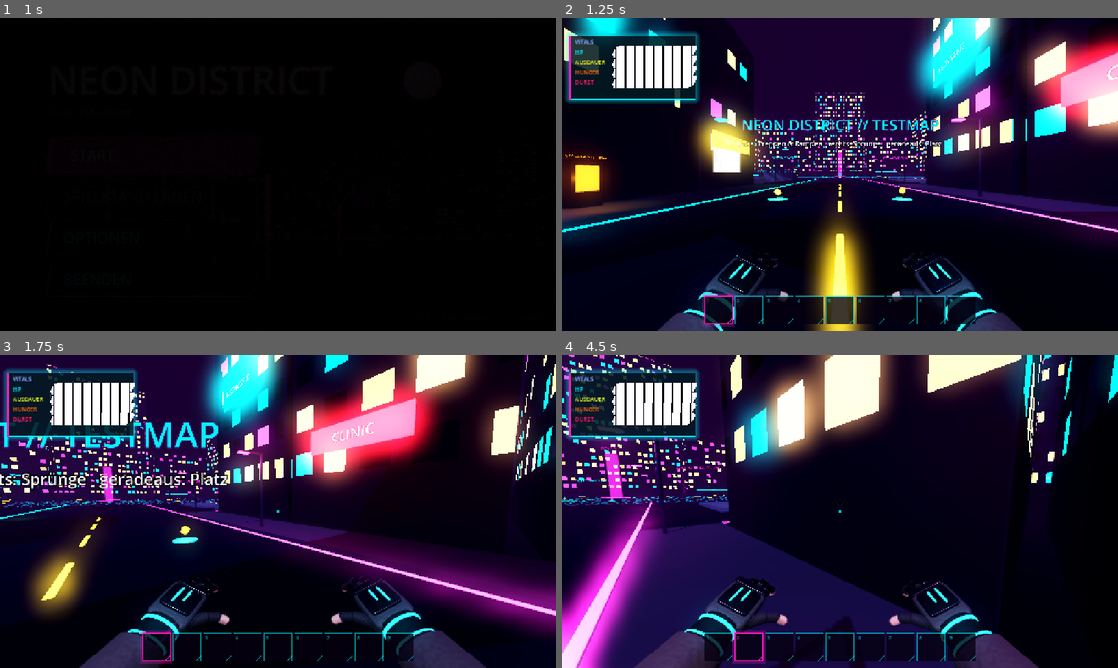
Above: before the commit, frames 1-4 (two rows, left to right).
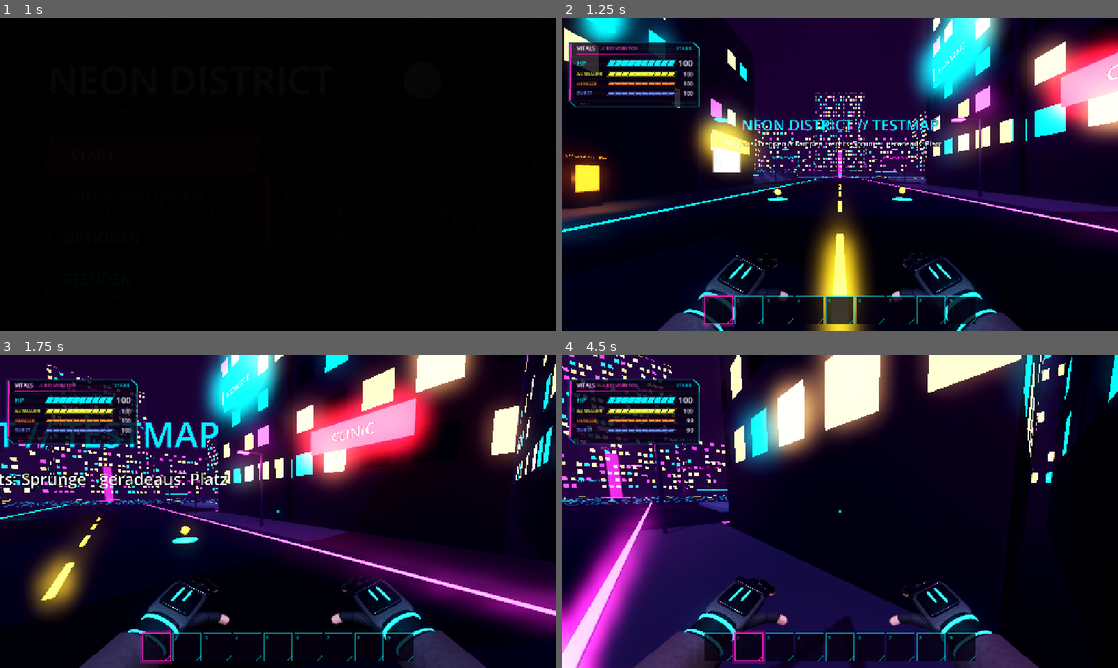
Above: after the commit, the same moments.

Repository: CaptainArschbart/Test
Game: Godot game, scene res://scenes/menu/main_menu.tscn
The game is run twice, just before and just after one commit, with the same random seed, the same clock (stepped at 60 frames per second) and the same inputs.
Inputs (mouse positions are in pixels of both pictures, inside the frame that each line leads up to):
- Up to frame 1 (1 s): click "START" at 0.5 s
- Up to frame 2 (1.25 s): no input
- Up to frame 3 (1.75 s): tap Enter at 1.25 s; move the mouse to (305, 511) at 1.27 s; hold W (move_forward) from 1.28 s (still down); hold Right mouse button (aim) from 1.28 s (still down); tap Space (jump) at 1.52 s
- Up to frame 4 (4.5 s): keep holding W (move_forward); move the mouse to (812, 511) at 2.02 s; release Right mouse button (aim) at 2.03 s; tap Q (drop_item) at 2.1 s; tap Space (jump) at 2.27, 3.77 s; move the mouse to (851, 505) at 2.77 s; press the mouse at (851, 505) at 2.78 s; move the mouse to (834, 517) at 3.52 s; release the mouse at (834, 517) at 3.53 s; tap 1 (hotbar_1) at 3.6 s; move the mouse to (878, 514) at 4.27 s; tap 2 (hotbar_2) at 4.35 s

Frame 1 is identical in both runs. In frame 2, 3.9% of the frame differs, in the area x 0-25%, y 4-29%; in frame 3, 3.9%; in frame 4, 4.1%.

Commit message:
Vitals-HUD im Stil des Hauptmenüs neu gezeichnet; Updatenotice
Co-Authored-By: Claude Opus 5.5 (1M context) <noreply@anthropic.com>
Claude-Session: https://claude.ai/code/session_01Jk9NPujEhgNapxwRHkne5a

Diff:
--- a/scenes/survival/hud_bar.gdshader
+++ /dev/null
@@ -1,13 +0,0 @@
-shader_type canvas_item;
-
-uniform float segments = 8.0;
-
-void fragment() {
-	vec4 base = texture(TEXTURE, UV);
-	float count = max(segments, 1.0);
-	float gap = step(0.84, fract(UV.x * count));
-	float sheen = 1.0 - smoothstep(0.0, 0.28, UV.y);
-	base.rgb += base.rgb * sheen * 0.55;
-	base.rgb = mix(base.rgb, vec3(0.02, 0.0, 0.05), gap * base.a);
-	COLOR = base;
-}
--- a/scenes/survival/survival_hud.gd
+++ b/scenes/survival/survival_hud.gd
@@ -1,21 +1,33 @@
 extends CanvasLayer
 ## Vier Leisten oben links. Liegt auf Layer 2, das Pausemenü auf Layer 10 darüber.
-## Die NOCLIP-Zeile bleibt darüber frei (sie steht bei y = 20).
+## Die NOCLIP-Zeile bleibt darüber frei (sie steht bei y = 20, der Rahmen beginnt bei y = 56).
 ## Feste Größe in der 1280×720-Basis. Der Projekt-Stretch skaliert sie mit.
+## Optik wie das Hauptmenü: dunkles Violett, Cyan-Rand, Magenta-Streifen, schräge Kanten.
+## Den Rahmen zeichnet _draw_frame, die Leisten zeichnen sich selbst (VitalBar).
 
 ## Unter 20 % wird die Leiste entsättigt und durchsichtiger. Größe und Position bleiben.
 const FADE_RATIO := 0.2
 const FADE_ALPHA := 0.42
 
+const PANEL_COLOR := Color(0.03, 0.0, 0.08, 0.84)
+const CYAN := Color(0.0, 0.95, 1.0, 1.0)
+const MAGENTA := Color(1.0, 0.1, 0.75, 1.0)
+const WARN_COLOR := Color(1.0, 0.16, 0.36, 1.0)
+## Abgeschrägte Ecken oben rechts und unten links, in Pixeln.
+const CHAMFER := 14.0
+
 @onready var hp_bar: ProgressBar = %HPBar
 @onready var stamina_bar: ProgressBar = %StaminaBar
 @onready var hunger_bar: ProgressBar = %HungerBar
 @onready var durst_bar: ProgressBar = %DurstBar
+@onready var frame: Control = $Frame
+@onready var status_label: Label = %Status
 
 var stats: PlayerStats
 
 
 func _ready() -> void:
+	frame.draw.connect(_draw_frame)
 	var player := get_parent() as Player
 	if player == null:
 		push_error("SurvivalHud braucht den Player als Parent.")
@@ -61,6 +73,86 @@
 	_fade(stamina_bar, stats.stamina, stats.max_stamina)
 	_fade(hunger_bar, stats.hunger, stats.max_hunger)
 	_fade(durst_bar, stats.thirst, stats.max_thirst)
+	_update_status()
+	frame.queue_redraw()
+
+
+## Kopfzeile rechts: STABIL, sonst der dringendste Mangel, blinkend.
+func _update_status() -> void:
+	var text := "STABIL"
+	if _low(stats.hp, stats.max_hp):
+		text = "KRITISCH"
+	elif _low(stats.thirst, stats.max_thirst):
+		text = "DEHYDRIERT"
+	elif _low(stats.hunger, stats.max_hunger):
+		text = "UNTERVERSORGT"
+	elif _low(stats.stamina, stats.max_stamina):
+		text = "ERSCHÖPFT"
+	status_label.text = text
+	if text == "STABIL":
+		status_label.modulate = Color(1.0, 1.0, 1.0, 1.0)
+		status_label.add_theme_color_override("font_color", Color(CYAN, 0.75))
+	else:
+		status_label.add_theme_color_override("font_color", WARN_COLOR)
+		status_label.modulate.a = 0.55 + 0.45 * absf(sin(float(Time.get_ticks_msec()) * 0.006))
+
+
+func _low(value: float, maximum: float) -> bool:
+	var cap := maximum if maximum > 0.0 else 1.0
+	return value / cap < FADE_RATIO
+
+
+func _draw_frame() -> void:
+	var w := frame.size.x
+	var h := frame.size.y
+	var shape := PackedVector2Array([
+		Vector2(0.0, 0.0),
+		Vector2(w - CHAMFER, 0.0),
+		Vector2(w, CHAMFER),
+		Vector2(w, h),
+		Vector2(CHAMFER, h),
+		Vector2(0.0, h - CHAMFER),
+	])
+	frame.draw_colored_polygon(shape, PANEL_COLOR)
+	# Feine Scanlines wie der CRT-Filter im Menü.
+	var y := 2.0
+	while y < h - 1.0:
+		var x_left := maxf(0.0, CHAMFER - (h - y)) if y > h - CHAMFER else 0.0
+		var x_right := w - maxf(0.0, CHAMFER - y) if y < CHAMFER else w
+		frame.draw_line(Vector2(x_left, y), Vector2(x_right, y), Color(1.0, 1.0, 1.0, 0.025), 1.0)
+		y += 3.0
+	# Rand: Cyan, halb durchsichtig. Der Schein ist eine zweite, breitere Linie.
+	var outline := shape.duplicate()
+	outline.append(shape[0])
+	frame.draw_polyline(outline, Color(CYAN, 0.12), 5.0)
+	frame.draw_polyline(outline, Color(CYAN, 0.5), 1.0)
+	# Magenta-Streifen links, schräg wie an den Menüknöpfen.
+	var accent_bottom := h - CHAMFER
+	frame.draw_colored_polygon(PackedVector2Array([
+		Vector2(2.0, 4.0), Vector2(8.0, 4.0), Vector2(5.0, accent_bottom), Vector2(-1.0, accent_bottom),
+	]), Color(MAGENTA, 0.25))
+	frame.draw_colored_polygon(PackedVector2Array([
+		Vector2(3.0, 4.0), Vector2(6.5, 4.0), Vector2(3.5, accent_bottom), Vector2(0.0, accent_bottom),
+	]), MAGENTA)
+	# Hell leuchtende Ecke an der Abschrägung oben rechts.
+	frame.draw_line(Vector2(w - CHAMFER - 26.0, 0.0), Vector2(w - CHAMFER, 0.0), CYAN, 2.0)
+	frame.draw_line(Vector2(w - CHAMFER, 0.0), Vector2(w, CHAMFER), CYAN, 2.0)
+	frame.draw_line(Vector2(w, CHAMFER), Vector2(w, CHAMFER + 18.0), CYAN, 2.0)
+	# Trennlinie unter der Kopfzeile, von Magenta nach rechts ausblendend.
+	var line_y := 27.0
+	var steps := 24
+	for i in steps:
+		var t0 := float(i) / steps
+		var t1 := float(i + 1) / steps
+		var x0 := lerpf(18.0, w - 16.0, t0)
+		var x1 := lerpf(18.0, w - 16.0, t1)
+		frame.draw_line(Vector2(x0, line_y), Vector2(x1, line_y), Color(MAGENTA, 0.7 * (1.0 - t0)), 1.0)
+	# Kleine Kennung unten rechts und drei Markierungen.
+	var font := frame.get_theme_default_font()
+	frame.draw_string(font, Vector2(w - 78.0, h - 4.0), "ND-OS // 0.3", HORIZONTAL_ALIGNMENT_RIGHT, 70.0, 9, Color(CYAN, 0.35))
+	for i in 3:
+		var bx := 24.0 + i * 9.0
+		frame.draw_rect(Rect2(bx, h - 8.0, 6.0, 3.0), Color(MAGENTA, 0.9 - i * 0.3))
 
 
 func _fade(bar: ProgressBar, value: float, maximum: float) -> void:
--- a/scenes/survival/survival_hud.tscn
+++ b/scenes/survival/survival_hud.tscn
@@ -1,227 +1,143 @@
-[gd_scene load_steps=10 format=3]
+[gd_scene load_steps=3 format=3]
 
 [ext_resource type="Script" path="res://scenes/survival/survival_hud.gd" id="1_hud"]
-[ext_resource type="Shader" path="res://scenes/survival/hud_bar.gdshader" id="2_shader"]
-
-[sub_resource type="StyleBoxFlat" id="Style_frame"]
-bg_color = Color(0.012, 0.004, 0.04, 0.78)
-border_width_left = 2
-border_width_top = 2
-border_width_right = 2
-border_width_bottom = 2
-border_color = Color(0, 0.95, 1, 0.9)
-corner_radius_top_left = 0
-corner_radius_top_right = 0
-corner_radius_bottom_right = 0
-corner_radius_bottom_left = 0
-corner_detail = 1
-shadow_color = Color(0, 0.95, 1, 0.4)
-shadow_size = 12
-shadow_offset = Vector2(0, 0)
-anti_aliasing = false
-
-[sub_resource type="StyleBoxFlat" id="Style_bg"]
-bg_color = Color(0.02, 0.008, 0.05, 0.92)
-border_width_left = 1
-border_width_top = 1
-border_width_right = 1
-border_width_bottom = 1
-border_color = Color(0.55, 0.95, 1, 0.4)
-corner_radius_top_left = 0
-corner_radius_top_right = 0
-corner_radius_bottom_right = 0
-corner_radius_bottom_left = 0
-corner_detail = 1
-skew = Vector2(0.55, 0)
-anti_aliasing = false
-
-[sub_resource type="StyleBoxFlat" id="Style_hp"]
-bg_color = Color(0, 0.95, 1, 1)
-corner_detail = 1
-skew = Vector2(0.55, 0)
-shadow_color = Color(0, 0.95, 1, 0.85)
-shadow_size = 7
-shadow_offset = Vector2(0, 0)
-anti_aliasing = false
-
-[sub_resource type="StyleBoxFlat" id="Style_stamina"]
-bg_color = Color(0.93, 1, 0.12, 1)
-corner_detail = 1
-skew = Vector2(0.55, 0)
-shadow_color = Color(0.93, 1, 0.12, 0.75)
-shadow_size = 7
-shadow_offset = Vector2(0, 0)
-anti_aliasing = false
-
-[sub_resource type="StyleBoxFlat" id="Style_hunger"]
-bg_color = Color(1, 0.42, 0.02, 1)
-corner_detail = 1
-skew = Vector2(0.55, 0)
-shadow_color = Color(1, 0.42, 0.02, 0.75)
-shadow_size = 7
-shadow_offset = Vector2(0, 0)
-anti_aliasing = false
-
-[sub_resource type="StyleBoxFlat" id="Style_thirst"]
-bg_color = Color(1, 0.08, 0.38, 1)
-corner_detail = 1
-skew = Vector2(0.55, 0)
-shadow_color = Color(1, 0.08, 0.38, 0.8)
-shadow_size = 7
-shadow_offset = Vector2(0, 0)
-anti_aliasing = false
-
-[sub_resource type="ShaderMaterial" id="Mat_ticks"]
-shader = ExtResource("2_shader")
-shader_parameter/segments = 8.0
+[ext_resource type="Script" path="res://scenes/survival/vital_bar.gd" id="2_bar"]
 
 [node name="SurvivalHud" type="CanvasLayer"]
 layer = 2
 script = ExtResource("1_hud")
 
-[node name="Frame" type="Panel" parent="."]
+[node name="Frame" type="Control" parent="."]
+layout_mode = 3
+anchors_preset = 0
 offset_left = 16.0
-offset_top = 40.0
-offset_right = 308.0
-offset_bottom = 188.0
+offset_top = 56.0
+offset_right = 316.0
+offset_bottom = 204.0
 mouse_filter = 2
-theme_override_styles/panel = SubResource("Style_frame")
-
-[node name="Accent" type="ColorRect" parent="Frame"]
-layout_mode = 0
-offset_left = 0.0
-offset_top = 0.0
-offset_right = 4.0
-offset_bottom = 148.0
-mouse_filter = 2
-color = Color(1, 0.1, 0.75, 1)
 
 [node name="Header" type="Label" parent="Frame"]
 layout_mode = 0
-offset_left = 14.0
-offset_top = 6.0
-offset_right = 280.0
-offset_bottom = 26.0
+offset_left = 18.0
+offset_top = 5.0
+offset_right = 90.0
+offset_bottom = 25.0
 mouse_filter = 2
-theme_override_colors/font_color = Color(0, 0.95, 1, 1)
-theme_override_colors/font_outline_color = Color(1, 0.1, 0.75, 1)
+theme_override_colors/font_color = Color(0.95, 0.97, 1, 1)
+theme_override_colors/font_outline_color = Color(1, 0.1, 0.75, 0.55)
 theme_override_constants/outline_size = 3
 theme_override_font_sizes/font_size = 13
 text = "VITALS"
 
+[node name="SubHeader" type="Label" parent="Frame"]
+layout_mode = 0
+offset_left = 74.0
+offset_top = 6.0
+offset_right = 200.0
+offset_bottom = 25.0
+mouse_filter = 2
+theme_override_colors/font_color = Color(1, 0.25, 0.8, 0.9)
+theme_override_font_sizes/font_size = 11
+text = "// BIOMONITOR"
+
+[node name="Status" type="Label" parent="Frame"]
+unique_name_in_owner = true
+layout_mode = 0
+offset_left = 200.0
+offset_top = 6.0
+offset_right = 284.0
+offset_bottom = 25.0
+mouse_filter = 2
+theme_override_colors/font_color = Color(0, 0.95, 1, 0.75)
+theme_override_font_sizes/font_size = 11
+text = "STABIL"
+horizontal_alignment = 2
+
 [node name="Bars" type="VBoxContainer" parent="Frame"]
 layout_mode = 0
-offset_left = 14.0
-offset_top = 30.0
-offset_right = 284.0
-offset_bottom = 142.0
+offset_left = 18.0
+offset_top = 34.0
+offset_right = 286.0
+offset_bottom = 126.0
 mouse_filter = 2
-theme_override_constants/separation = 5
+theme_override_constants/separation = 4
 
-[node name="HPRow" type="HBoxContainer" parent="Frame/Bars"]
+[node name="HPBar" type="ProgressBar" parent="Frame/Bars"]
+unique_name_in_owner = true
+custom_minimum_size = Vector2(0, 26)
 layout_mode = 2
 mouse_filter = 2
-theme_override_constants/separation = 8
-
-[node name="HPLabel" type="Label" parent="Frame/Bars/HPRow"]
-custom_minimum_size = Vector2(88, 0)
-layout_mode = 2
-mouse_filter = 2
-theme_override_colors/font_color = Color(0, 0.95, 1, 1)
-theme_override_font_sizes/font_size = 13
-text = "HP"
-
-[node name="HPBar" type="ProgressBar" parent="Frame/Bars/HPRow"]
-unique_name_in_owner = true
-custom_minimum_size = Vector2(156, 14)
-layout_mode = 2
-size_flags_horizontal = 3
-mouse_filter = 2
-theme_override_styles/background = SubResource("Style_bg")
-theme_override_styles/fill = SubResource("Style_hp")
-material = SubResource("Mat_ticks")
 max_value = 100.0
 step = 0.0
 value = 100.0
 show_percentage = false
+script = ExtResource("2_bar")
+accent = Color(0, 0.95, 1, 1)
+caption = "HP"
+segments = 10
+slant = 8.0
+bar_height = 16.0
+caption_width = 72.0
+number_width = 40.0
+caption_size = 15
+number_size = 20
 
-[node name="StaminaRow" type="HBoxContainer" parent="Frame/Bars"]
+[node name="StaminaBar" type="ProgressBar" parent="Frame/Bars"]
+unique_name_in_owner = true
+custom_minimum_size = Vector2(0, 18)
 layout_mode = 2
 mouse_filter = 2
-theme_override_constants/separation = 8
-
-[node name="StaminaLabel" type="Label" parent="Frame/Bars/StaminaRow"]
-custom_minimum_size = Vector2(88, 0)
-layout_mode = 2
-mouse_filter = 2
-theme_override_colors/font_color = Color(0.93, 1, 0.12, 1)
-theme_override_font_sizes/font_size = 13
-text = "AUSDAUER"
-
-[node name="StaminaBar" type="ProgressBar" parent="Frame/Bars/StaminaRow"]
-unique_name_in_owner = true
-custom_minimum_size = Vector2(156, 14)
-layout_mode = 2
-size_flags_horizontal = 3
-mouse_filter = 2
-theme_override_styles/background = SubResource("Style_bg")
-theme_override_styles/fill = SubResource("Style_stamina")
-material = SubResource("Mat_ticks")
 max_value = 100.0
 step = 0.0
 value = 100.0
 show_percentage = false
+script = ExtResource("2_bar")
+accent = Color(0.93, 1, 0.16, 1)
+caption = "AUSDAUER"
+segments = 10
+slant = 5.0
+bar_height = 10.0
+caption_width = 72.0
+number_width = 40.0
+caption_size = 11
+number_size = 13
 
-[node name="HungerRow" type="HBoxContainer" parent="Frame/Bars"]
+[node name="HungerBar" type="ProgressBar" parent="Frame/Bars"]
+unique_name_in_owner = true
+custom_minimum_size = Vector2(0, 18)
 layout_mode = 2
 mouse_filter = 2
-theme_override_constants/separation = 8
-
-[node name="HungerLabel" type="Label" parent="Frame/Bars/HungerRow"]
-custom_minimum_size = Vector2(88, 0)
-layout_mode = 2
-mouse_filter = 2
-theme_override_colors/font_color = Color(1, 0.42, 0.02, 1)
-theme_override_font_sizes/font_size = 13
-text = "HUNGER"
-
-[node name="HungerBar" type="ProgressBar" parent="Frame/Bars/HungerRow"]
-unique_name_in_owner = true
-custom_minimum_size = Vector2(156, 14)
-layout_mode = 2
-size_flags_horizontal = 3
-mouse_filter = 2
-theme_override_styles/background = SubResource("Style_bg")
-theme_override_styles/fill = SubResource("Style_hunger")
-material = SubResource("Mat_ticks")
 max_value = 100.0
 step = 0.0
 value = 100.0
 show_percentage = false
+script = ExtResource("2_bar")
+accent = Color(1, 0.5, 0.08, 1)
+caption = "HUNGER"
+segments = 10
+slant = 5.0
+bar_height = 10.0
+caption_width = 72.0
+number_width = 40.0
+caption_size = 11
+number_size = 13
 
-[node name="DurstRow" type="HBoxContainer" parent="Frame/Bars"]
+[node name="DurstBar" type="ProgressBar" parent="Frame/Bars"]
+unique_name_in_owner = true
+custom_minimum_size = Vector2(0, 18)
 layout_mode = 2
 mouse_filter = 2
-theme_override_constants/separation = 8
-
-[node name="DurstLabel" type="Label" parent="Frame/Bars/DurstRow"]
-custom_minimum_size = Vector2(88, 0)
-layout_mode = 2
-mouse_filter = 2
-theme_override_colors/font_color = Color(1, 0.08, 0.38, 1)
-theme_override_font_sizes/font_size = 13
-text = "DURST"
-
-[node name="DurstBar" type="ProgressBar" parent="Frame/Bars/DurstRow"]
-unique_name_in_owner = true
-custom_minimum_size = Vector2(156, 14)
-layout_mode = 2
-size_flags_horizontal = 3
-mouse_filter = 2
-theme_override_styles/background = SubResource("Style_bg")
-theme_override_styles/fill = SubResource("Style_thirst")
-material = SubResource("Mat_ticks")
 max_value = 100.0
 step = 0.0
 value = 100.0
 show_percentage = false
+script = ExtResource("2_bar")
+accent = Color(0.42, 0.55, 1, 1)
+caption = "DURST"
+segments = 10
+slant = 5.0
+bar_height = 10.0
+caption_width = 72.0
+number_width = 40.0
+caption_size = 11
+number_size = 13
--- /dev/null
+++ b/scenes/survival/vital_bar.gd
@@ -0,0 +1,137 @@
+class_name VitalBar
+extends ProgressBar
+## Eine Vitalleiste im Stil des Hauptmenüs: schräge Segmente, Leuchtrand, Zahl rechts.
+## Bleibt ein ProgressBar (value / max_value), zeichnet aber alles selbst in _draw.
+## Links steht das Kürzel, in der Mitte die Leiste, rechts der Wert.
+## Fällt der Wert, bleibt kurz eine helle „Schadensspur“ stehen und läuft dann nach.
+
+const BACK_COLOR := Color(0.03, 0.0, 0.08, 0.85)
+const GAP_COLOR := Color(0.02, 0.0, 0.05, 1.0)
+const WARN_COLOR := Color(1.0, 0.16, 0.36, 1.0)
+
+@export var accent: Color = Color(0.0, 0.95, 1.0, 1.0)
+@export var caption: String = "HP"
+@export var segments: int = 10
+## Waagerechte Verschiebung der Oberkante in Pixeln (wie die Menüknöpfe).
+@export var slant: float = 6.0
+@export var bar_height: float = 12.0
+@export var caption_width: float = 44.0
+@export var number_width: float = 42.0
+@export var caption_size: int = 12
+@export var number_size: int = 14
+## Unter diesem Anteil blinkt das Kürzel rot.
+@export var warn_ratio: float = 0.2
+
+## Angezeigter Rest der Schadensspur, läuft dem echten Wert hinterher.
+var _trail: float = -1.0
+var _trail_hold: float = 0.0
+
+
+func _ready() -> void:
+	show_percentage = false
+	mouse_filter = Control.MOUSE_FILTER_IGNORE
+	var empty := StyleBoxEmpty.new()
+	add_theme_stylebox_override("background", empty)
+	add_theme_stylebox_override("fill", empty)
+	value_changed.connect(_on_value_changed)
+	_trail = value
+
+
+func _on_value_changed(new_value: float) -> void:
+	if _trail < 0.0 or new_value >= _trail:
+		_trail = new_value
+	else:
+		_trail_hold = 0.45
+	queue_redraw()
+
+
+func _process(delta: float) -> void:
+	if _trail > value:
+		if _trail_hold > 0.0:
+			_trail_hold -= delta
+		else:
+			_trail = maxf(value, _trail - max_value * 0.6 * delta)
+		queue_redraw()
+	elif _ratio() < warn_ratio:
+		queue_redraw()
+
+
+func _ratio() -> float:
+	var cap := max_value if max_value > 0.0 else 1.0
+	return clampf(value / cap, 0.0, 1.0)
+
+
+func _draw() -> void:
+	var font := get_theme_default_font()
+	var h := size.y
+	var top := (h - bar_height) * 0.5
+	var x0 := caption_width
+	var x1 := size.x - number_width
+	var ratio := _ratio()
+	var warn := ratio < warn_ratio
+	var blink := 0.5 + 0.5 * sin(float(Time.get_ticks_msec()) * 0.009)
+
+	# Kürzel links, im Warnbereich rot blinkend.
+	var cap_color := accent.lerp(WARN_COLOR, blink) if warn else accent
+	var cap_base := (h + font.get_ascent(caption_size) - font.get_descent(caption_size)) * 0.5
+	draw_string(font, Vector2(0.0, cap_base), caption, HORIZONTAL_ALIGNMENT_LEFT, -1, caption_size, cap_color)
+
+	# Grund: dunkle Schräge mit dünnem Rand in der Leistenfarbe.
+	var back := _slanted(x0, x1, top, bar_height)
+	draw_colored_polygon(back, BACK_COLOR)
+	var outline := back.duplicate()
+	outline.append(back[0])
+	draw_polyline(outline, Color(accent, 0.35), 1.0)
+
+	# Segmente. Jedes wird anteilig gefüllt, damit die Leiste stufenlos sinkt.
+	var count := maxi(segments, 1)
+	var pad := 2.0
+	var inner0 := x0 + pad
+	var inner1 := x1 - pad
+	var cell := (inner1 - inner0) / float(count)
+	var gap := 2.0
+	var cap_value := max_value if max_value > 0.0 else 1.0
+	var trail_ratio := clampf(_trail / cap_value, 0.0, 1.0)
+	var fill_top := top + pad
+	var fill_h := bar_height - pad * 2.0
+	for i in count:
+		var c0 := inner0 + cell * i
+		var c1 := c0 + cell - gap
+		var a := float(i) / count
+		var b := float(i + 1) / count
+		# Leere Zelle als schwache Kontur.
+		draw_colored_polygon(_slanted(c0, c1, fill_top, fill_h), Color(accent, 0.07))
+		# Schadensspur zwischen echtem Wert und nachlaufendem Wert.
+		if trail_ratio > a and trail_ratio > ratio:
+			var t0 := lerpf(c0, c1, clampf((ratio - a) / (b - a), 0.0, 1.0))
+			var t1 := lerpf(c0, c1, clampf((trail_ratio - a) / (b - a), 0.0, 1.0))
+			if t1 > t0:
+				draw_colored_polygon(_slanted(t0, t1, fill_top, fill_h), Color(1.0, 0.55, 0.9, 0.7))
+		if ratio <= a:
+			continue
+		var f1 := lerpf(c0, c1, clampf((ratio - a) / (b - a), 0.0, 1.0))
+		var fill := accent
+		# Weicher Schein hinter der Zelle, dann die Zelle, dann eine helle Oberkante.
+		draw_colored_polygon(_slanted(c0 - 1.5, f1 + 1.5, fill_top - 2.0, fill_h + 4.0), Color(fill, 0.22))
+		draw_colored_polygon(_slanted(c0, f1, fill_top, fill_h), fill)
+		draw_colored_polygon(_slanted(c0, f1, fill_top, maxf(fill_h * 0.3, 1.0)), Color(1.0, 1.0, 1.0, 0.35))
+
+	# Zahl rechts.
+	var shown := "%d" % ceili(value) if value > 0.0 else "0"
+	var num_color := WARN_COLOR.lerp(Color.WHITE, blink * 0.4) if warn else Color(0.95, 0.97, 1.0, 1.0)
+	var num_base := (h + font.get_ascent(number_size) - font.get_descent(number_size)) * 0.5
+	draw_string(font, Vector2(x1 + 4.0, num_base), shown, HORIZONTAL_ALIGNMENT_RIGHT, number_width - 4.0, number_size, num_color)
+
+
+## Parallelogramm von x0 bis x1, die Oberkante um `slant` nach rechts versetzt.
+## Der Versatz wird auf die Höhe dieser Fläche umgerechnet, damit alle Kanten parallel laufen.
+func _slanted(x0: float, x1: float, y: float, height: float) -> PackedVector2Array:
+	var k := slant / maxf(bar_height, 1.0) * height
+	var mid := (y + height * 0.5)
+	var shift := slant / maxf(bar_height, 1.0) * (mid - size.y * 0.5)
+	return PackedVector2Array([
+		Vector2(x0 + k * 0.5 - shift, y),
+		Vector2(x1 + k * 0.5 - shift, y),
+		Vector2(x1 - k * 0.5 - shift, y + height),
+		Vector2(x0 - k * 0.5 - shift, y + height),
+	])
Not shown, removed: scenes/survival/hud_bar.gdshader.uid
Not shown, added: scenes/survival/vital_bar.gd.uid
Not shown, changed: claude_updatenotice.md
